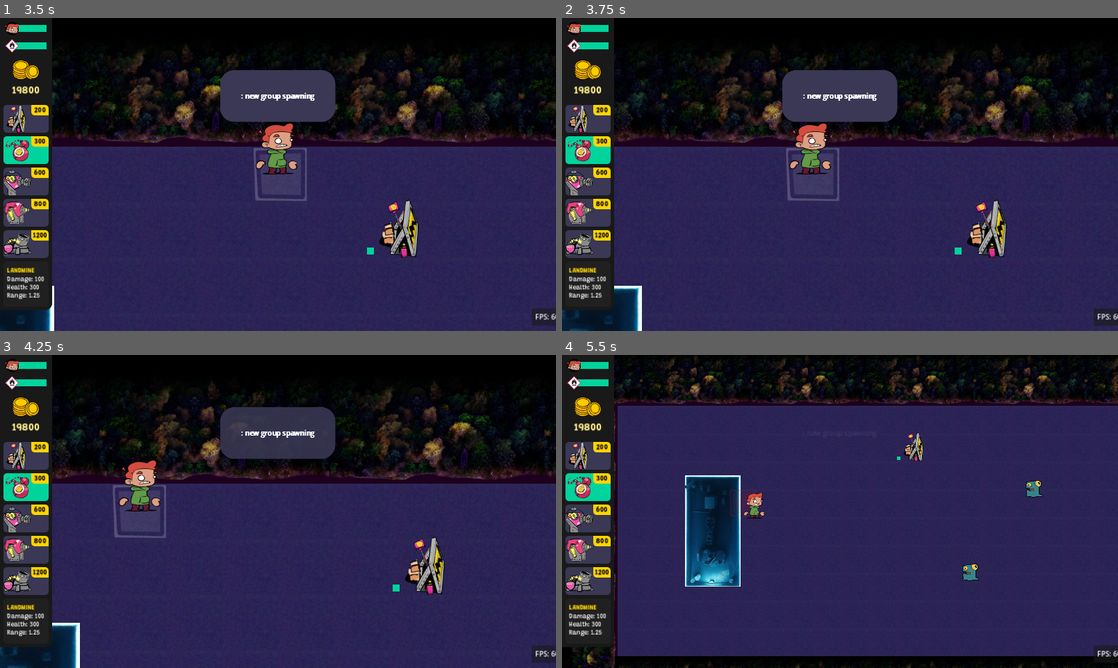
Above: before the commit, frames 1-4 (two rows, left to right).
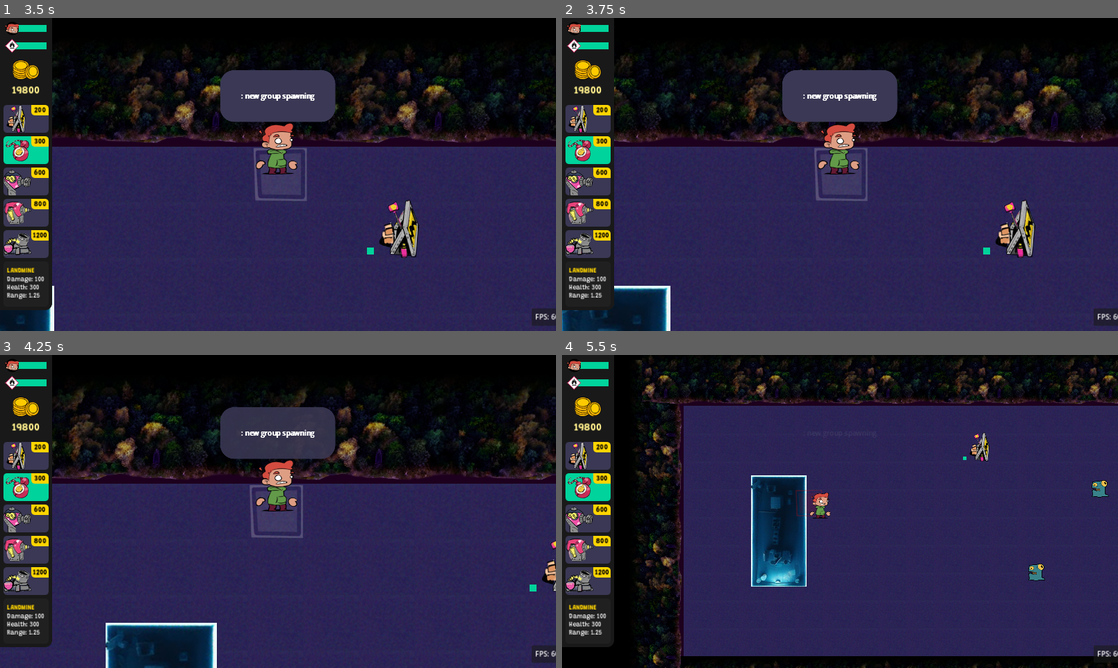
Above: after the commit, the same moments.

Repository: Slushie-Defense/Slushie
Game: Godot game, scene res://UserInterface/SplashScreen/SplashScreen.tscn
The game is run twice, just before and just after one commit, with the same random seed, the same clock (stepped at 60 frames per second) and the same inputs. Sound files missing from this copy of the repository are replaced by a short silence.
Inputs:
- Up to frame 1 (3.5 s): click "Start" at 0.5 s; tap Enter (StartButton) at 1.25, 2.85 s; hold Space (ActionButton) 1.28-2.03 s; hold Up (UpButton) 1.28-2.78 s; tap Tab (SelectItemButton) at 2.1 s; hold Left (LeftButton) from 2.78 s (still down)
- Up to frame 2 (3.75 s): keep holding Left (LeftButton); tap = (ZoomIn) at 3.6 s
- Up to frame 3 (4.25 s): keep holding Left (LeftButton)
- Up to frame 4 (5.5 s): release Left (LeftButton) at 4.28 s; hold Down (DownButton) 4.28-5.03 s; hold - (ZoomOut) 4.28-5.03 s; hold Right (RightButton) from 5.03 s (still down); tap Space (ActionButton) at 5.1 s

Frame 1 is identical in both runs. In frame 2, 11% of the frame differs, in the area x 0-100%, y 8-100%; in frame 3, 15%; in frame 4, 23%, in the area x 1-100%, y 0-100%.

Commit message:
Fix camera

Diff:
--- a/Autoload/Main.gd
+++ b/Autoload/Main.gd
@@ -37,7 +37,6 @@
 	process_mode = Node.PROCESS_MODE_ALWAYS
 	# Game over screen
 	signal_player_died.connect(_game_ended)
-
 
 func _game_ended():
 	get_tree().create_timer(5.0).timeout.connect(_go_to_death_scene)
--- a/Entities/Camera/Camera.gd
+++ b/Entities/Camera/Camera.gd
@@ -30,10 +30,10 @@
 	# Camera limits
 	var offset_y_max : int = 512 * zoom.y
 	var level_y_center : int = 576
-	var offset_x_min : int = 1024
+	var offset_x_min : int = 256 if zoom.y == 1.0 else 720
 	var limit_position = set_position
 	limit_position.y = clamp(set_position.y, level_y_center - offset_y_max, level_y_center + offset_y_max)
-	limit_position.x = clamp(set_position.x, 1024, INF)
+	limit_position.x = clamp(set_position.x, offset_x_min, INF)
 	offset = limit_position
 
 	# Position User Interface
